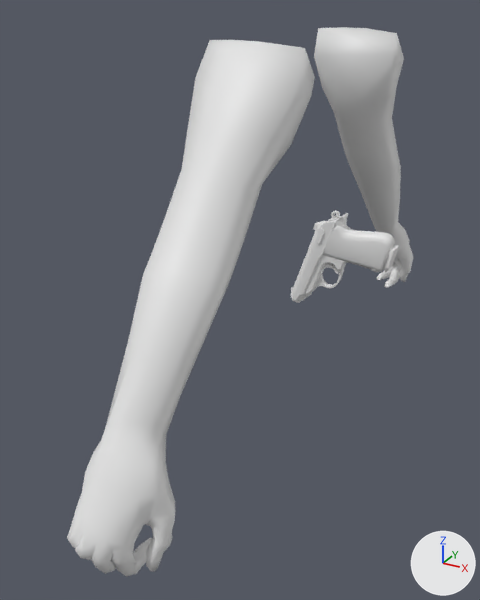
One commit to the Blender file Blender_Projects/New_Pistol_Viewmodel_Copy.blend: the scene before it, then after it.
Rendered twice from a 50 mm camera at (0.255, -0.771, -0.076) aimed at (-0.125, -0.08, -0.422). Lighting does not change. The marker at lower right points along +X, +Y and +Z. Materials are left out; every surface is plain grey.

Objects in the first picture: 'Liquidator Head.004', 'Rest_of_the_gun_Sphere', 'Top_Slider_Sphere.001'.
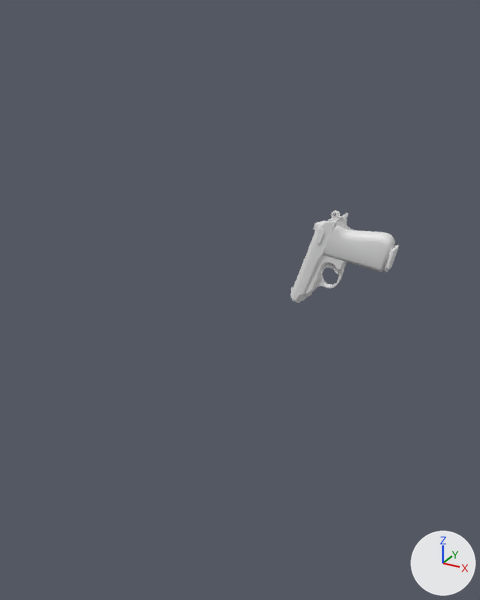
What differs and where, as boxes (x1, y1, x2, y2) in the pictures (480 x 600 px):
'Liquidator Head.004', hidden: before (67, 27, 413, 577)

Patch to the scene script:
```diff
--- a/Blender_Projects/New_Pistol_Viewmodel_Copy.blend.py
+++ b/Blender_Projects/New_Pistol_Viewmodel_Copy.blend.py
@@ ob_liquidator_head_004 @@
 ob_liquidator_head_004.scale = (0.0265, 0.0265, 0.0265)
+ob_liquidator_head_004.hide_set(True)
```
